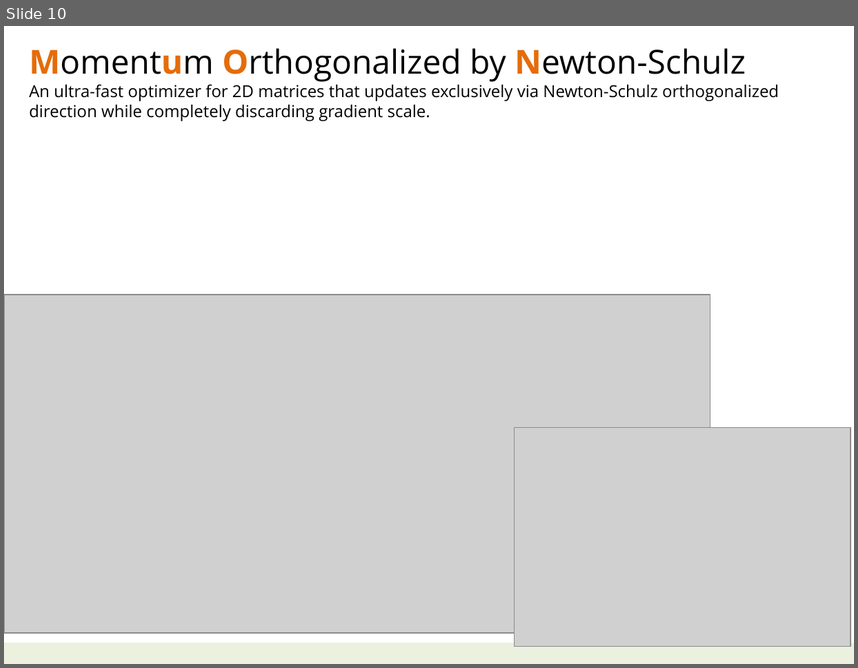
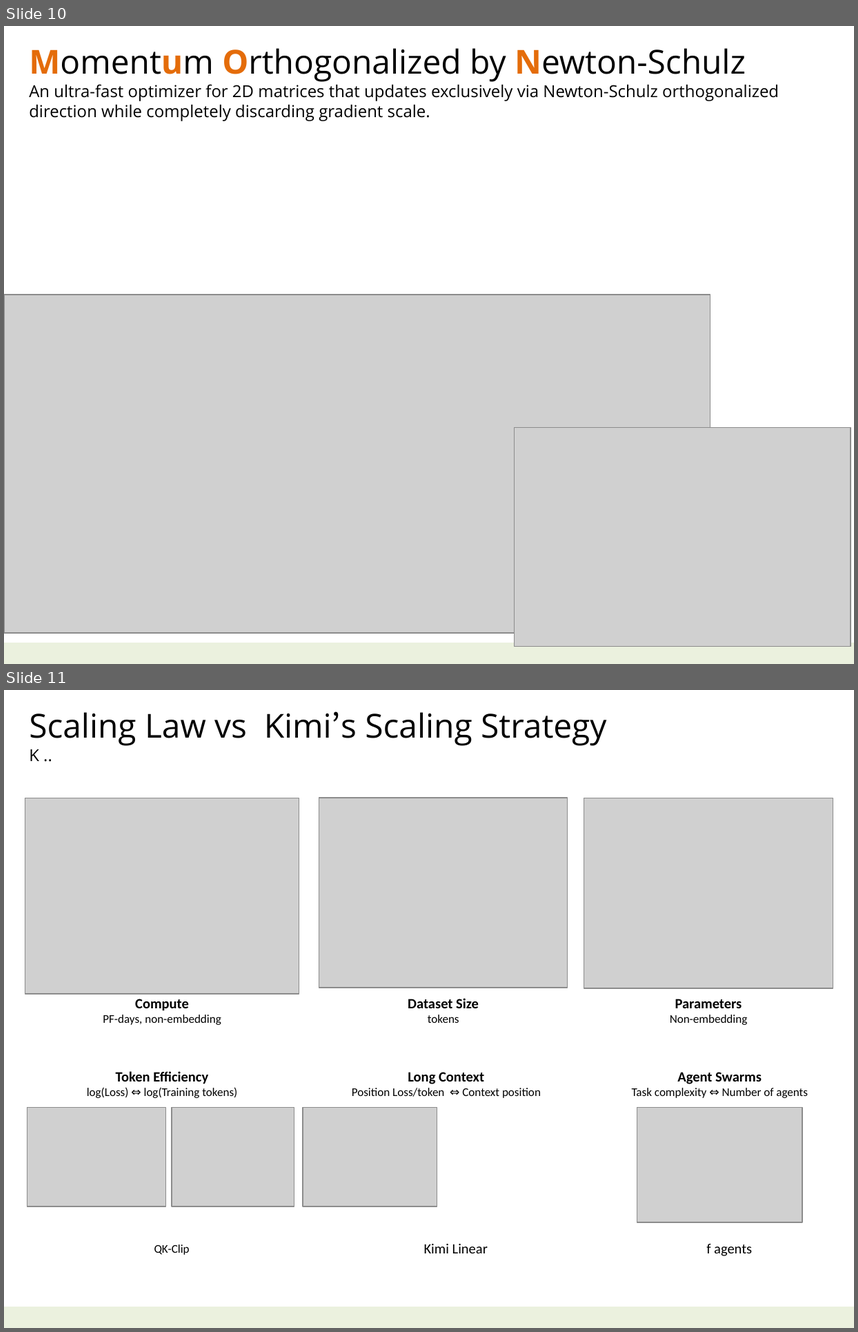
Before and after one commit to navibator/crazy-ai, a slide deck: ai-kimi.pptx. Shown one above the other, each under a label of ours: slide 10 before the commit, slides 10 and 11 after it. The pictures are 858x668 and 858x1332 pixels, drawn with LibreOffice and Linux fonts; fonts in the diff are those of the drawing; grey boxes stand for pictures. Boxes give left, top, right and bottom in pixels: in the first picture for what was removed or moved away, otherwise in the second. Text is boxed around its words. In the diff, an @@ line names an element or a change of style, - is before the commit and + after.

Commit message:
create branch for kimi and deepseek

```diff
--- a/ai-kimi.pptx
+++ b/ai-kimi.pptx
@@ slide 11 added at (x1=4, y1=690, x2=854, y2=1328), background #FFFFFF; not listed: 1 template element that a slide beside it also shows @@
@@ text added at (x1=29, y1=711, x2=606, y2=761), 28 pt, text #000000 @@
+Scaling Law vs Kimi’s Scaling Strategy
+K ..
@@ picture added at (x1=25, y1=798, x2=300, y2=994) @@
@@ picture added at (x1=319, y1=798, x2=568, y2=987) @@
@@ picture added at (x1=584, y1=798, x2=833, y2=987) @@
@@ text added at (x1=103, y1=998, x2=221, y2=1025), 10 pt, text #000000 @@
+Compute
+PF-days, non-embedding
@@ text added at (x1=408, y1=998, x2=479, y2=1023), 12 pt, text #000000, bold @@
+Dataset Size
+tokens
@@ text added at (x1=670, y1=998, x2=748, y2=1025), 10 pt, text #000000 @@
+Parameters
+Non-embedding
@@ text added at (x1=87, y1=1071, x2=237, y2=1098), 10 pt, text #000000 @@
+Token Efficiency
+log(Loss) ⇔ log(Training tokens)
@@ text added at (x1=352, y1=1072, x2=541, y2=1098), 10 pt, text #000000 @@
+Long Context
+Position Loss/token ⇔ Context position
@@ text added at (x1=632, y1=1072, x2=808, y2=1098), 10 pt, text #000000 @@
+Agent Swarms
+Task complexity ⇔ Number of agents
@@ picture added at (x1=27, y1=1107, x2=166, y2=1207) @@
@@ picture added at (x1=172, y1=1107, x2=294, y2=1207) @@
@@ picture added at (x1=302, y1=1107, x2=437, y2=1207) @@
@@ picture added at (x1=637, y1=1107, x2=802, y2=1222) @@
@@ text added at (x1=154, y1=1244, x2=190, y2=1254), 10 pt, text #000000 @@
+QK-Clip
@@ text added at (x1=424, y1=1243, x2=488, y2=1253), 12 pt, text #000000 @@
+Kimi Linear
@@ text added at (x1=706, y1=1243, x2=752, y2=1256), 12 pt, text #000000 @@
+f agents
```
Also in this commit, not shown: 3 other slides added, 1 other file.
